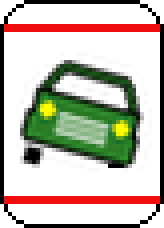
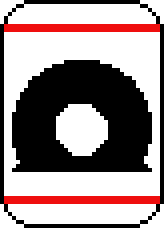
Revision of a layered w=164, h=228 image; what changed, layer by layer:
added layer "Flat tire" above "Car body" over [12, 60, 152, 172]
hid "Car body" over [16, 52, 152, 172]
